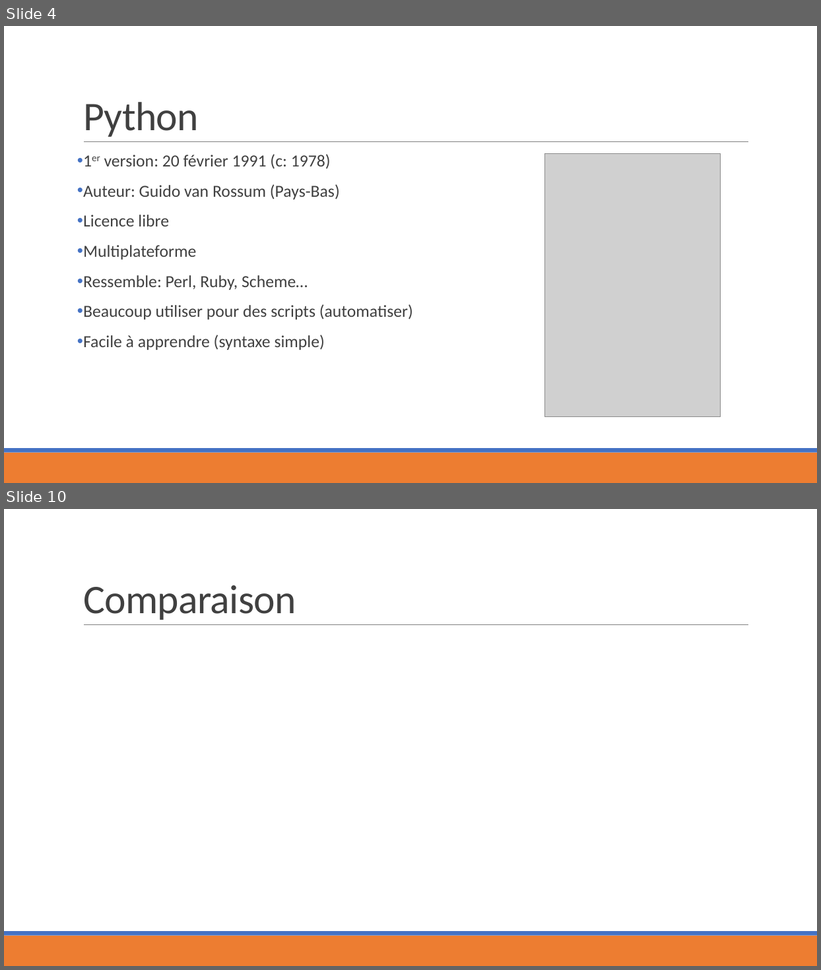
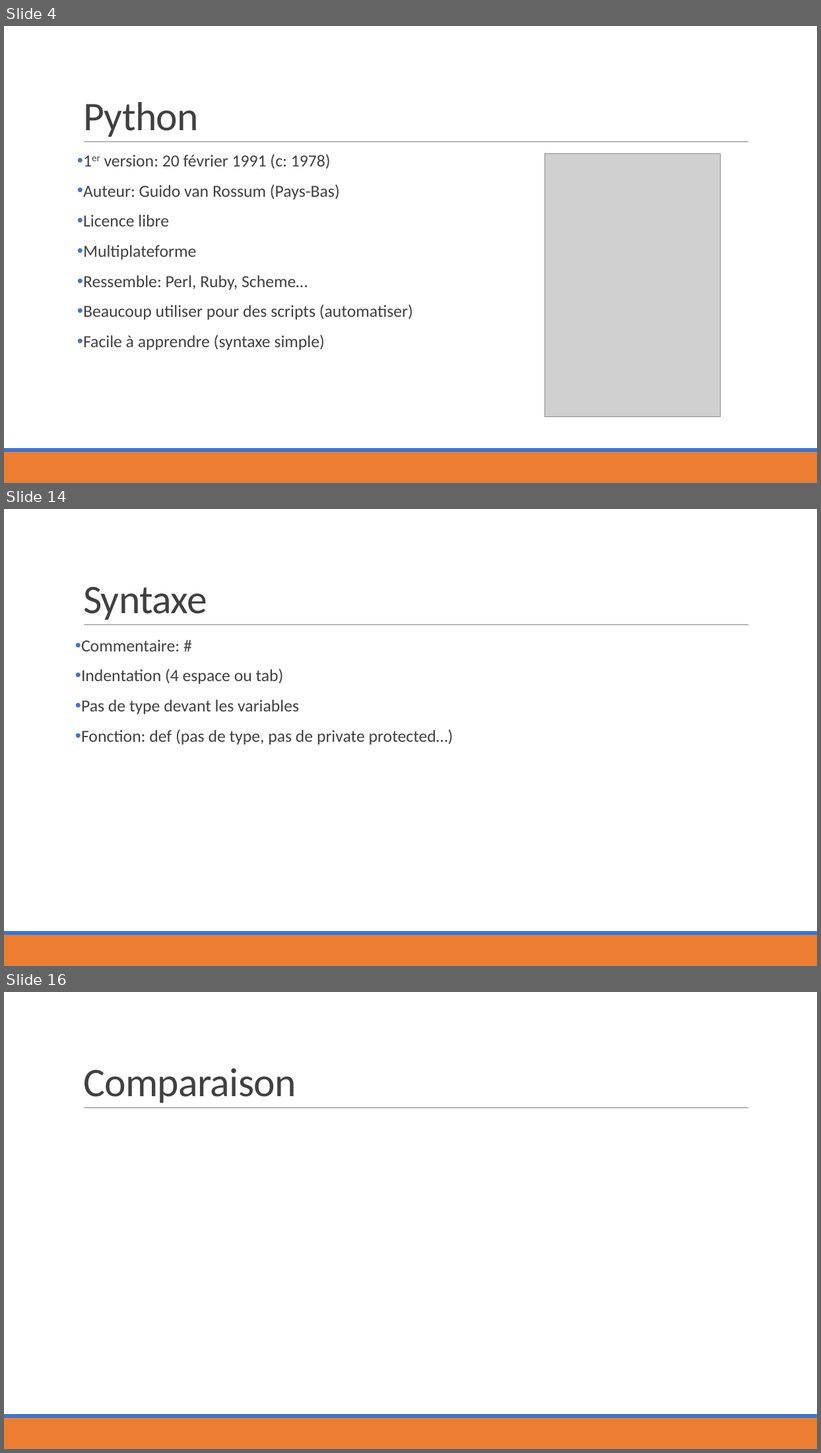
Before and after one commit to MaximeRoy1733837/ESP, a slide deck: Python/Défi_python.pptx. Shown one above the other, each under a label of ours: slides 4 and 10 before the commit, slides 4, 14 and 16 after it; the slides between them are not shown. The pictures are 821x970 and 821x1453 pixels, drawn with LibreOffice and Linux fonts; fonts in the diff are those of the drawing; grey boxes stand for pictures. Boxes give left, top, right and bottom in pixels: in the first picture for what was removed or moved away, otherwise in the second. Text is boxed around its words. In the diff, an @@ line names an element or a change of style, - is before the commit and + after.

```diff
--- a/Python/Défi_python.pptx
+++ b/Python/Défi_python.pptx
@@ slide 14 added at bbox=[4, 509, 817, 966], background #FFFFFF; not listed: 3 template elements that a slide beside it also shows @@
@@ title added at bbox=[83, 587, 207, 620], 48 pt, text #404040 @@
+Syntaxe
@@ text added at bbox=[81, 640, 453, 745], 20 pt, text #404040 @@
+• Commentaire: #
+• Indentation (4 espace ou tab)
+• Pas de type devant les variables
+• Fonction: def (pas de type, pas de private protected…)
@@ what was slide 10 is now slide 16 @@
```
Also in this commit, not shown: 5 slides changed, 7 other slides added, 2 slides removed, 1 other file.
